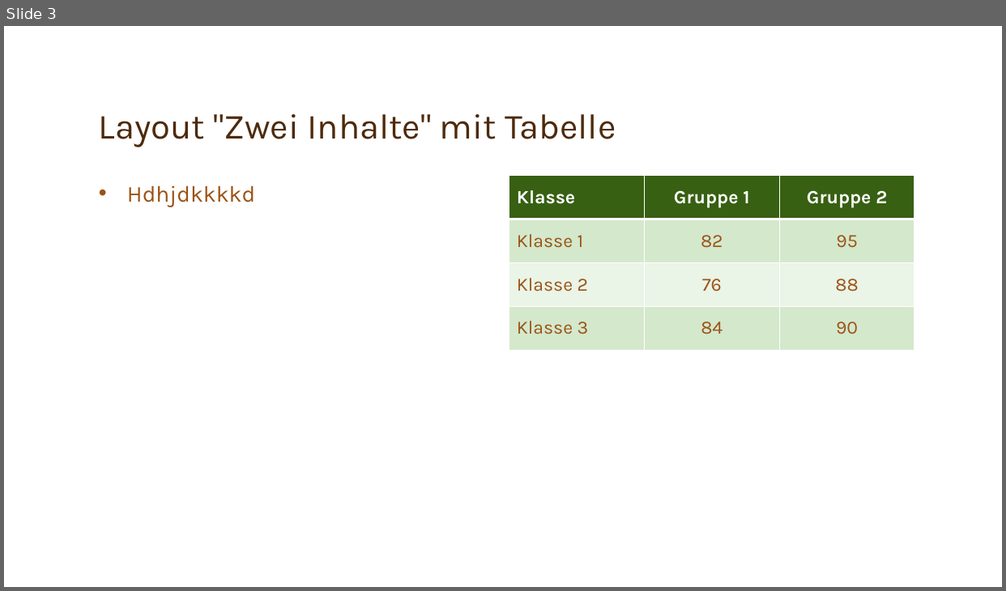
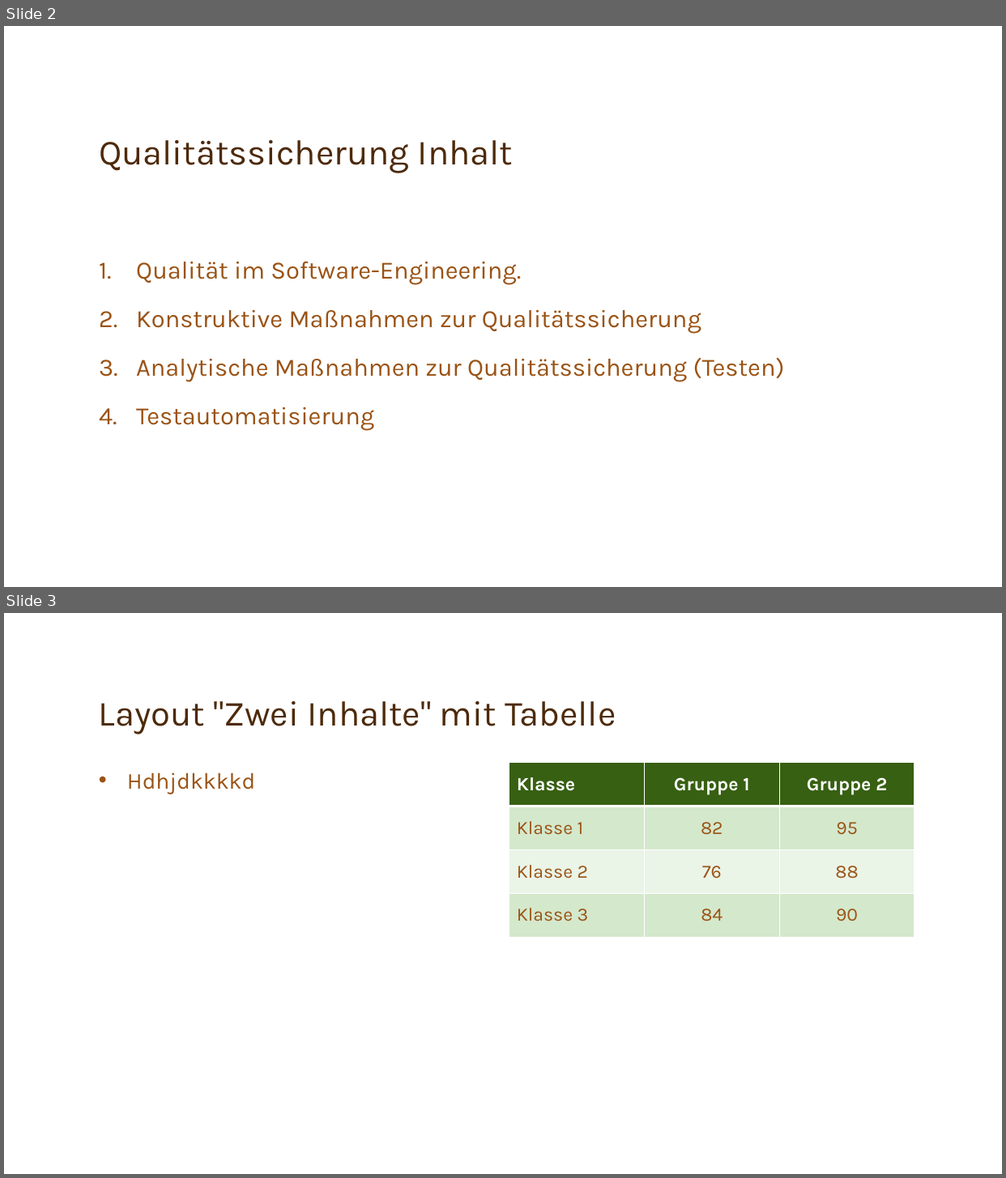
Before and after one commit to Team-6-SYP/Spassseite, a slide deck: Kapitel 9 Qualitätsicherung.pptx. Shown one above the other, each under a label of ours: slide 3 before the commit, slides 2 and 3 after it. The pictures are 1006x591 and 1006x1178 pixels, drawn with LibreOffice and Linux fonts; fonts in the diff are those of the drawing; background and template pictures are left out. Boxes give left, top, right and bottom in pixels: in the first picture for what was removed or moved away, otherwise in the second. Text is boxed around its words. In the diff, an @@ line names an element or a change of style, - is before the commit and + after.

```diff
--- a/Kapitel 9 Qualitätsicherung.pptx
+++ b/Kapitel 9 Qualitätsicherung.pptx
@@ slide 2 added at box(4, 26, 1002, 587), background picture (left out) @@
@@ title added at box(99, 140, 513, 173), 34 pt, text #4D2A0B @@
+Qualitätssicherung Inhalt
@@ text added at box(136, 261, 785, 431), 24 pt, text #9A5315 @@
+1. Qualität im Software-Engineering.
+2. Konstruktive Maßnahmen zur Qualitätssicherung
+3. Analytische Maßnahmen zur Qualitätssicherung (Testen)
+4. Testautomatisierung
```
Also in this commit, not shown: 2 slides changed, 1 other slide added, 1 slide removed.
